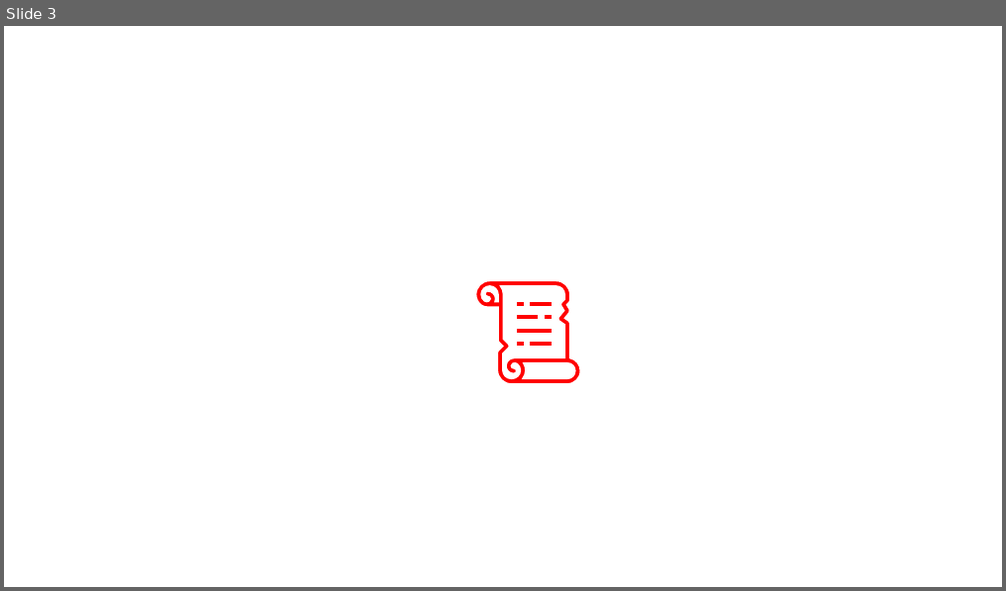
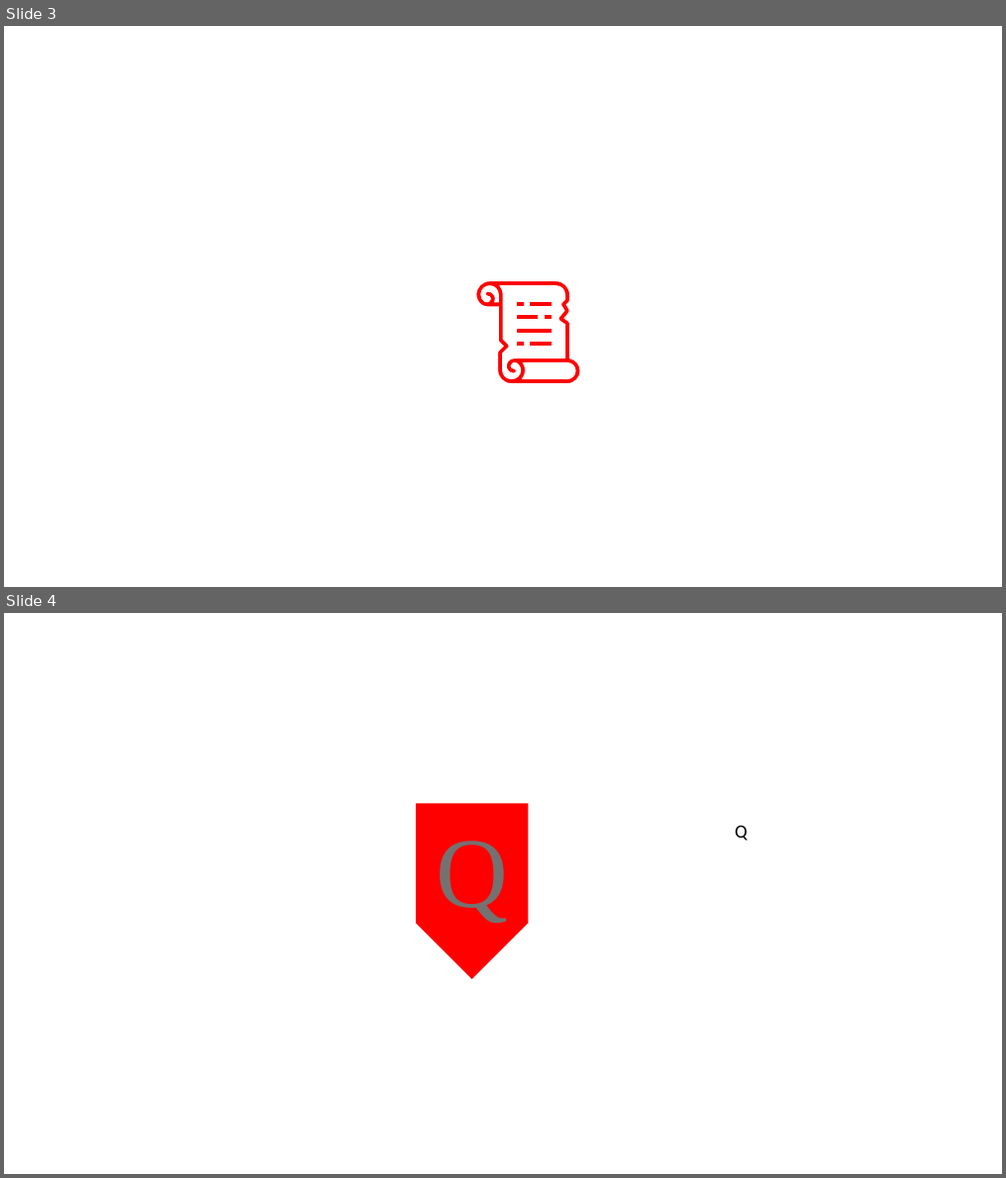
Before and after one commit to shubhenduanupamdutta/Portfolio_14_Space_Invaders_Game, a slide deck: graphics/GameGraphics.pptx. Shown one above the other, each under a label of ours: slide 3 before the commit, slides 3 and 4 after it. The pictures are 1006x591 and 1006x1178 pixels, drawn with LibreOffice and Linux fonts; fonts in the diff are those of the drawing. Boxes give left, top, right and bottom in pixels: in the first picture for what was removed or moved away, otherwise in the second. Text is boxed around its words. In the diff, an @@ line names an element or a change of style, - is before the commit and + after.

```diff
--- a/graphics/GameGraphics.pptx
+++ b/graphics/GameGraphics.pptx
@@ slide 4 added at <box>4,613,1002,1174</box>, background #FFFFFF @@
@@ pentagon arrow added at <box>416,803,529,979</box>, fill #FF0000 @@
@@ text added at <box>436,841,508,924</box>, 96 pt, text #767171 @@
+Q
@@ text added at <box>735,825,747,841</box>, 18 pt, text #000000 @@
+Q
```
Also in this commit, not shown: 2 other files.
